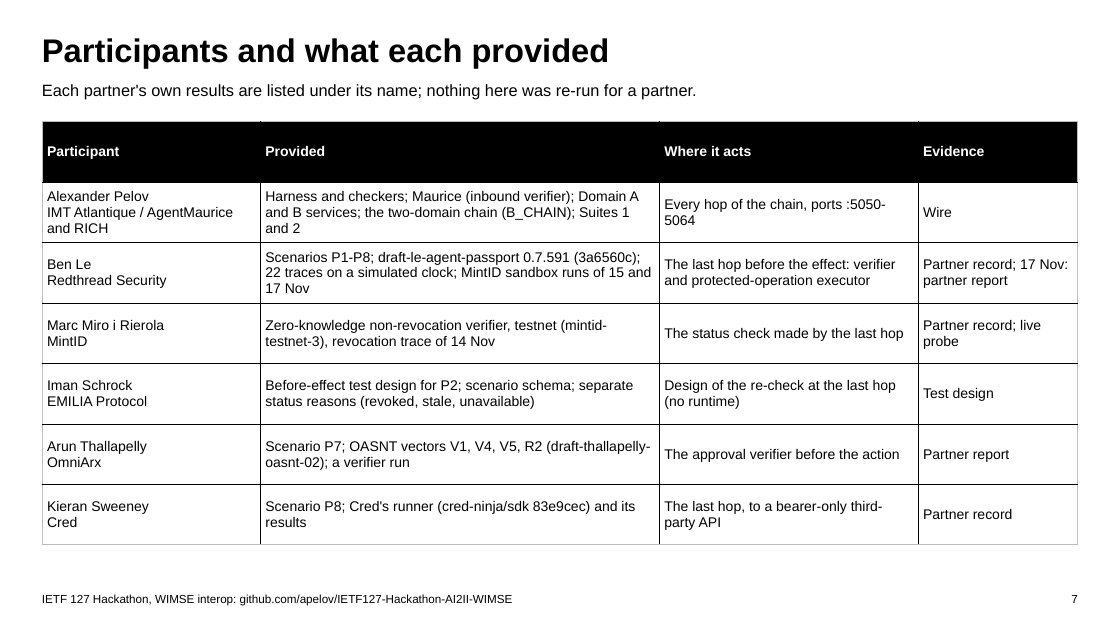
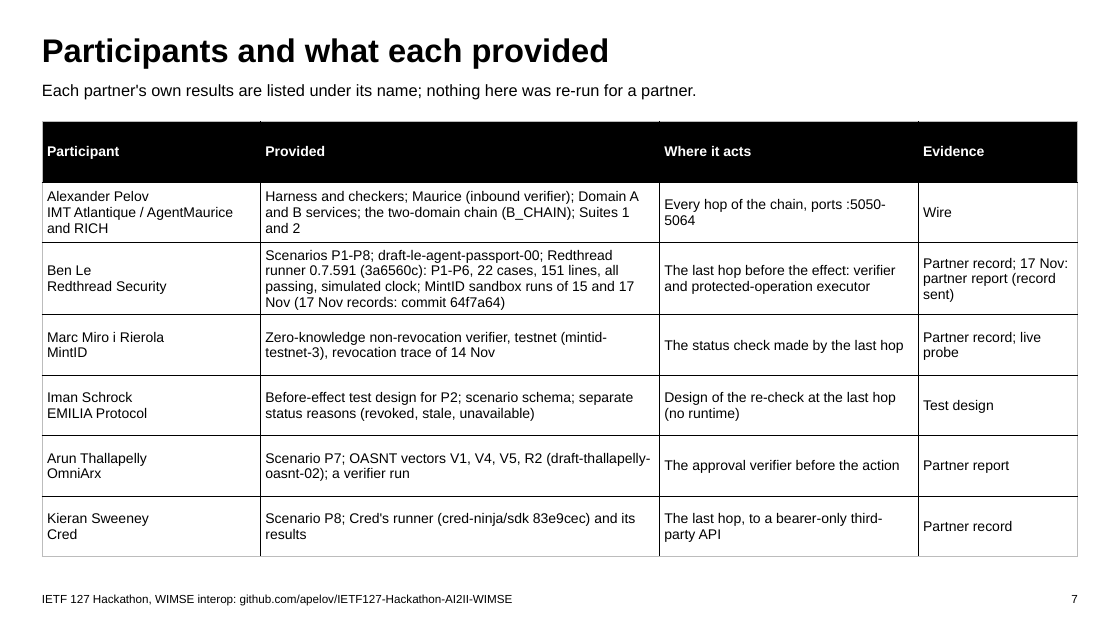
Before and after one commit to apelov/IETF127-Hackathon-AI2II-WIMSE, a slide deck: slide 7 of IETF127_WIMSE_Session.pptx. Drawn at 1120x630 pixels with LibreOffice and Linux fonts; fonts in the diff are those of the drawing. Boxes give left, top, right and bottom in pixels: in the first picture for what was removed or moved away, otherwise in the second. Text is boxed around its words. In the diff, an @@ line names an element or a change of style, - is before the commit and + after.

```diff
--- a/IETF127_WIMSE_Session.pptx
+++ b/IETF127_WIMSE_Session.pptx
@@ table at [42, 122, 1078, 546] @@
-row 3, column 2: Scenarios P1-P8; draft-le-agent-passport 0.7.591 (3a6560c); 22 traces on a simulated clock; MintID sandbox runs of 15 and 17 Nov
+row 3, column 2: Scenarios P1-P8; draft-le-agent-passport-00; Redthread runner 0.7.591 (3a6560c): P1-P6, 22 cases, 151 lines, all passing, simulated clock; MintID sandbox runs of 15 and 17 Nov (17 Nov records: commit 64f7a64)
-row 3, column 4: Partner record; 17 Nov: partner report
+row 3, column 4: Partner record; 17 Nov: partner report (record sent)
```
Also in this commit, not shown: 3 other slides changed, 10 other files.
